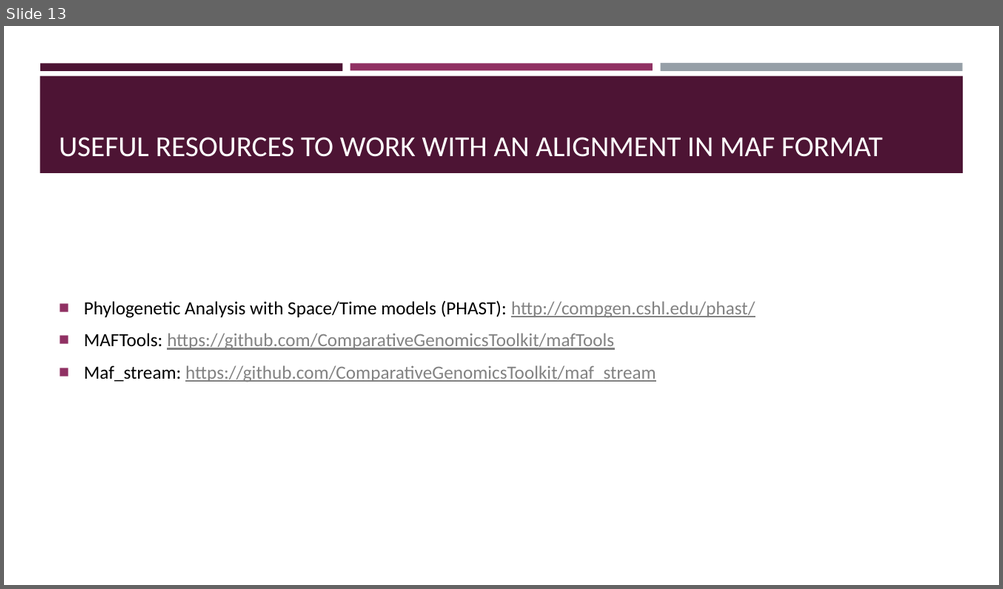
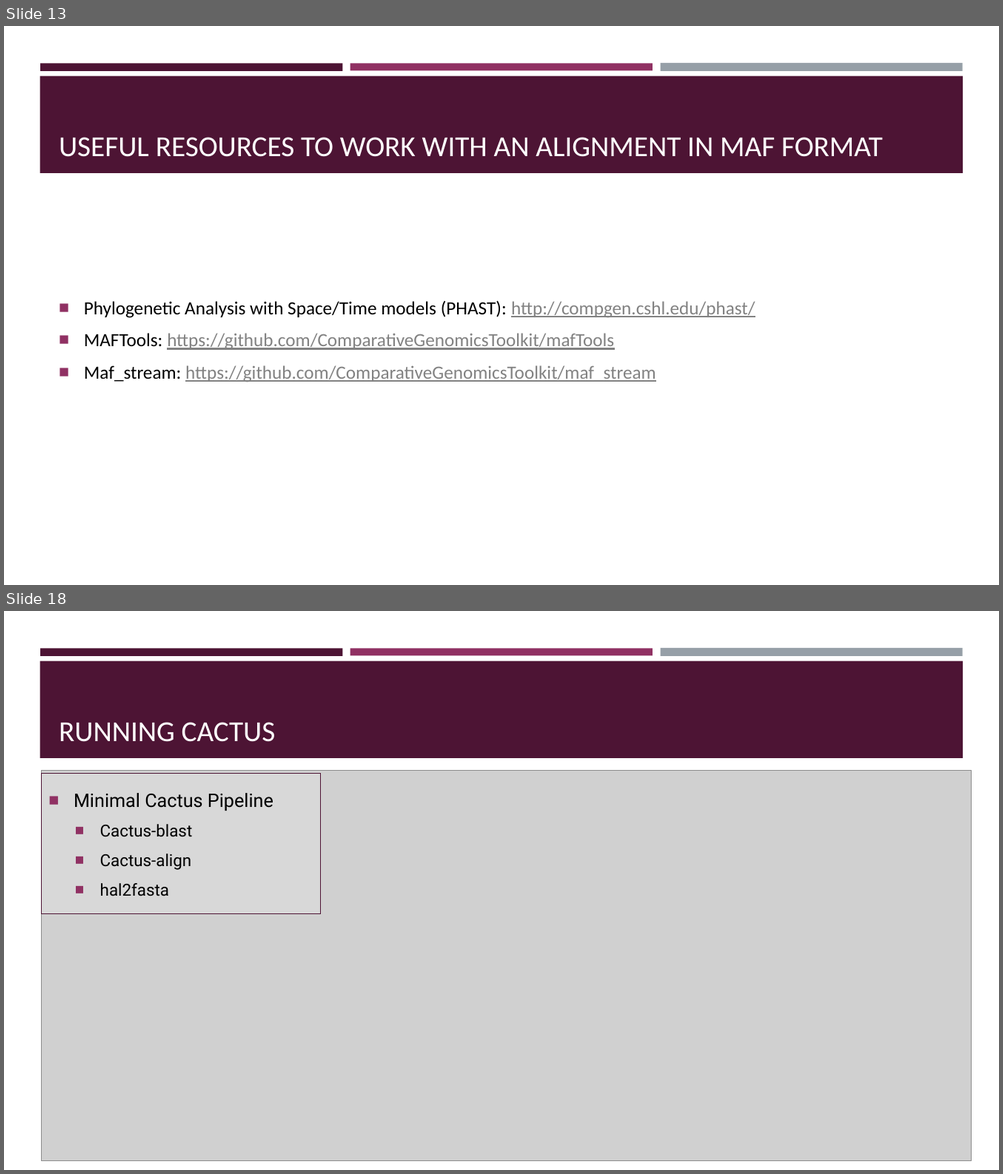
Before and after one commit to BGAcademy23/cactus, a slide deck: docs/aligning_whole_genomes_with_cactus.pptx. Shown one above the other, each under a label of ours: slide 13 before the commit, slides 13 and 18 after it; the slides between them are not shown. The pictures are 1003x589 and 1003x1174 pixels, drawn with LibreOffice and Linux fonts; fonts in the diff are those of the drawing; grey boxes stand for pictures. Boxes give left, top, right and bottom in pixels: in the first picture for what was removed or moved away, otherwise in the second. Text is boxed around its words. In the diff, an @@ line names an element or a change of style, - is before the commit and + after.

```diff
--- a/docs/aligning_whole_genomes_with_cactus.pptx
+++ b/docs/aligning_whole_genomes_with_cactus.pptx
@@ slide 18 added at box(4, 611, 999, 1170), background #FFFFFF; not listed: 4 template elements that a slide beside it also shows @@
@@ title added at box(59, 722, 276, 742), 28 pt, text #FFFFFF @@
+RUNNING CACTUS
@@ picture added at box(41, 771, 971, 1162) @@
@@ rectangle added at box(41, 774, 321, 914), fill #D8D8D8, outline #4D1434 0.75 pt, 16 pt, text #000000 @@
+■ Minimal Cactus Pipeline
+  ■ Cactus-blast
+  ■ Cactus-align
+  ■ hal2fasta
```
Also in this commit, not shown: 1 slide changed, 11 other slides added.
